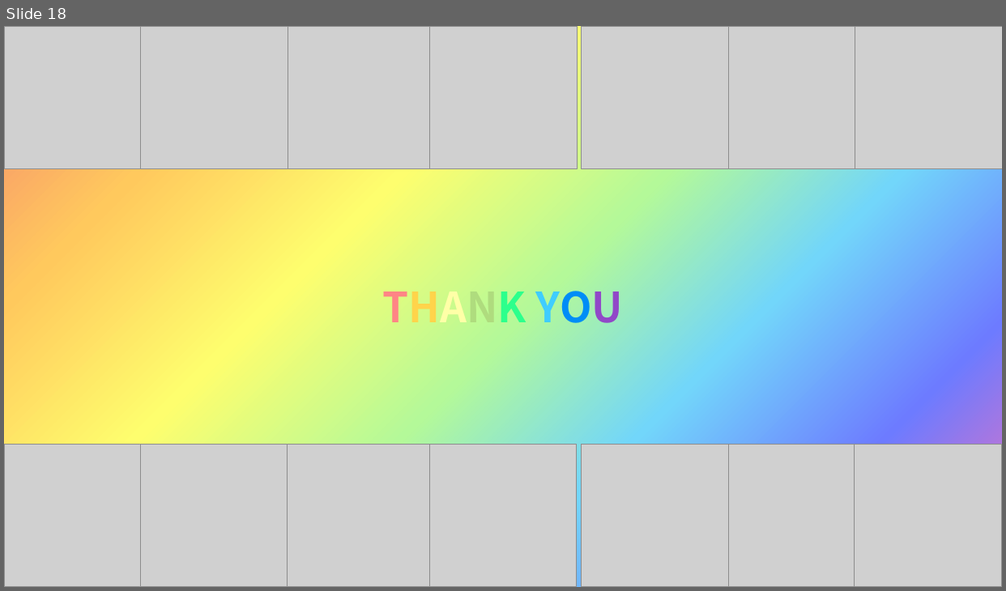
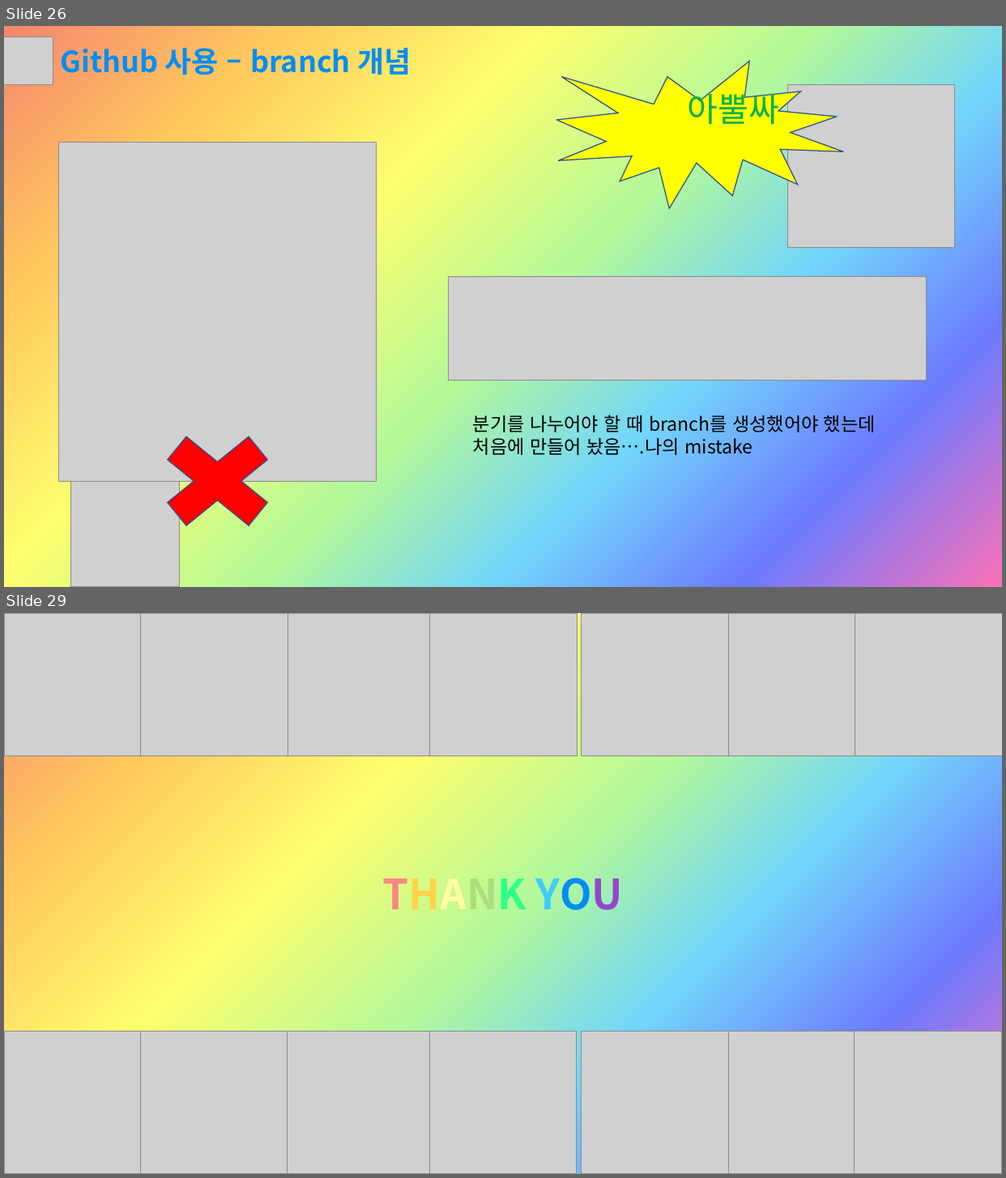
Before and after one commit to Sujin-Lim/DB-Project2, a slide deck: Button.pptx. Shown one above the other, each under a label of ours: slide 18 before the commit, slides 26 and 29 after it; the slides between them are not shown. The pictures are 1006x591 and 1006x1178 pixels, drawn with LibreOffice and Linux fonts; fonts in the diff are those of the drawing; grey boxes stand for pictures. Boxes give left, top, right and bottom in pixels: in the first picture for what was removed or moved away, otherwise in the second. Text is boxed around its words. In the diff, an @@ line names an element or a change of style, - is before the commit and + after.

```diff
--- a/Button.pptx
+++ b/Button.pptx
@@ slide 26 added at <box>4,26,1002,587</box>, background gradient #F5856F to #FFC95D to #FEFE6E to #B4F999 to #72D6FA to #6D7BFF to #FB71B6 @@
@@ picture added at <box>4,37,53,85</box> @@
@@ text added at <box>61,48,411,75</box>, 28 pt, text #008DF6, bold @@
+Github 사용 – branch 개념
@@ irregular seal added at <box>556,61,843,209</box>, fill #FFFF00, outline #325491 1 pt @@
@@ text added at <box>688,88,779,125</box>, 32 pt, text #00B050 @@
+아뿔싸
@@ picture added at <box>788,85,956,248</box> @@
@@ picture added at <box>58,142,377,481</box> @@
@@ picture added at <box>449,277,927,381</box> @@
@@ cross added at <box>139,418,296,545</box>, fill #FF0000, outline #325491 1 pt @@
@@ text added at <box>473,415,876,455</box>, 18 pt, text #000000 @@
+분기를 나누어야 할 때 branch를 생성했어야 했는데
+처음에 만들어 놨음….나의 mistake
@@ picture added at <box>71,481,180,587</box> @@
@@ what was slide 18 is now slide 29 @@
```
Also in this commit, not shown: 9 slides changed, 10 other slides added.
